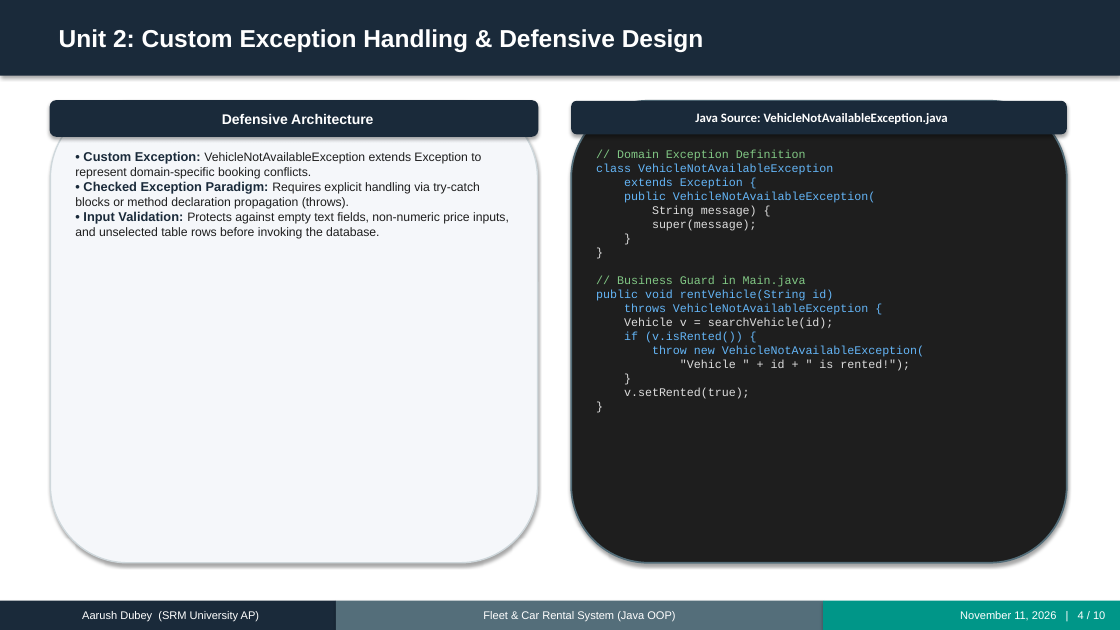
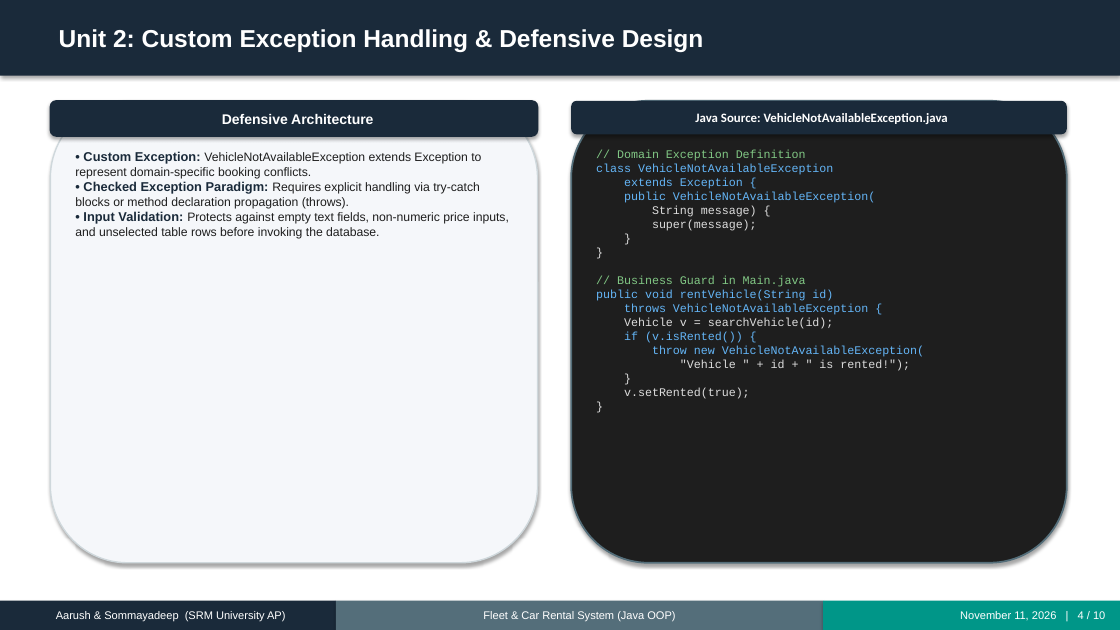
Before and after one commit to aarushdubey/car-rental-system-java, a slide deck: slide 4 of Car_Rental_System_Presentation.pptx. Drawn at 1120x630 pixels with LibreOffice and Linux fonts; fonts in the diff are those of the drawing. Boxes give left, top, right and bottom in pixels: in the first picture for what was removed or moved away, otherwise in the second. Text is boxed around its words. In the diff, an @@ line names an element or a change of style, - is before the commit and + after.

Commit message:
docs: add co-author Sommayadeep (AP24110010181) to project report and presentation

```diff
--- a/Car_Rental_System_Presentation.pptx
+++ b/Car_Rental_System_Presentation.pptx
@@ text in rectangle at (56, 611, 285, 622): text changed @@
-Aarush Dubey (SRM University AP)
+Aarush & Sommayadeep (SRM University AP)
```
Also in this commit, not shown: 9 other slides changed, 3 other files.
